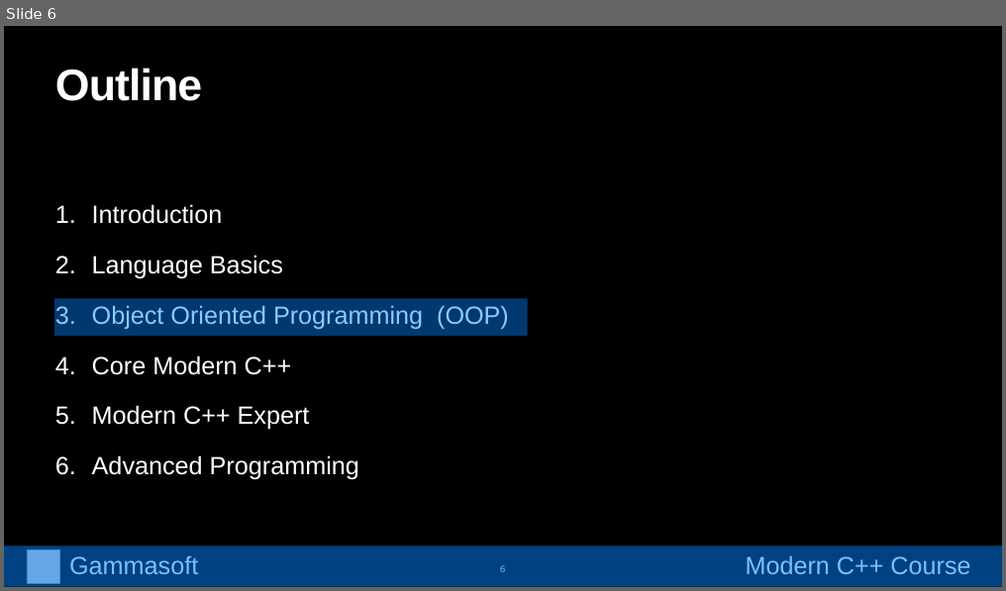
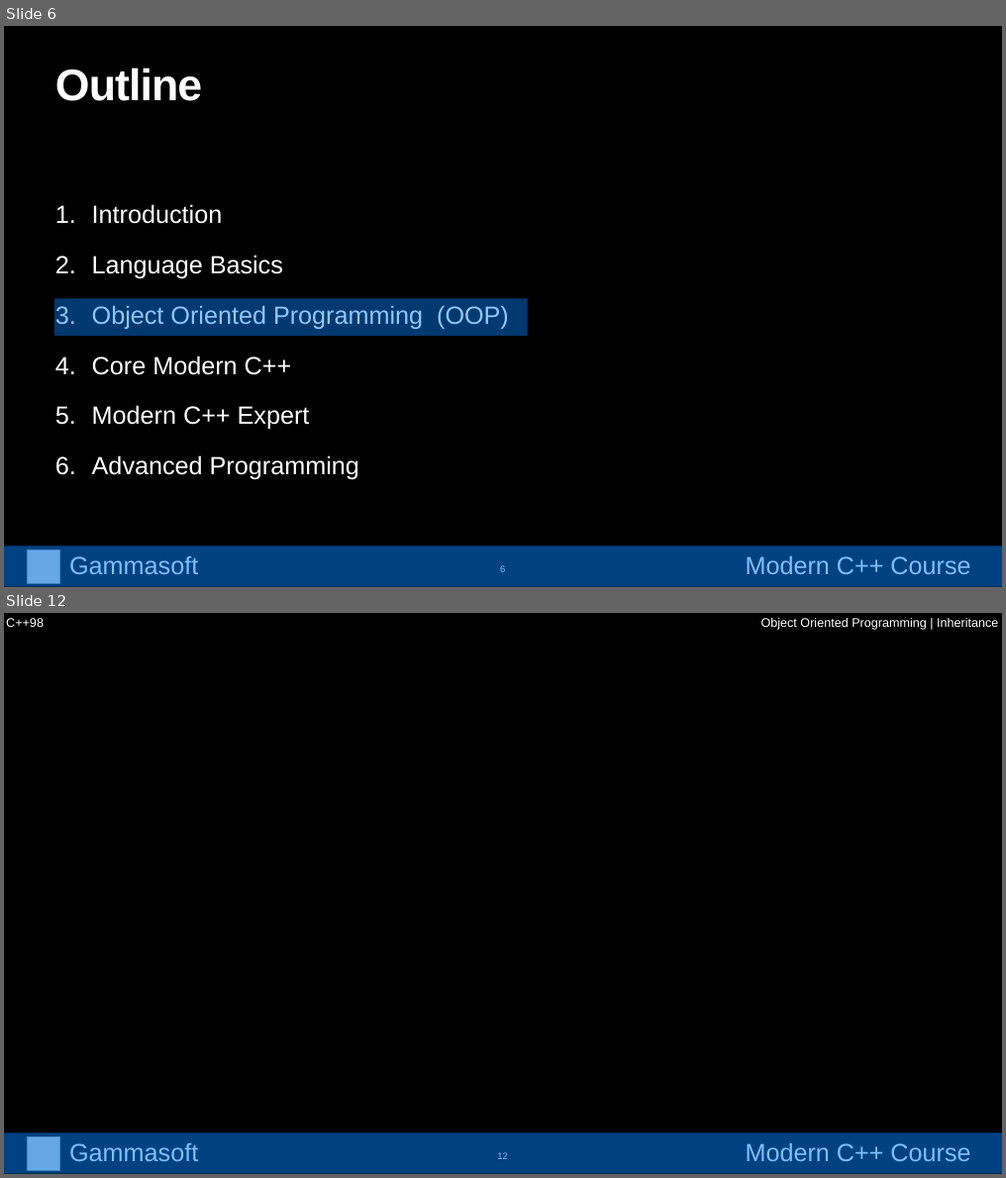
Before and after one commit to gammasoft71/cpp_modern_course, a slide deck: course/powerpoints/object_oriented_programming.pptx. Shown one above the other, each under a label of ours: slide 6 before the commit, slides 6 and 12 after it; the slides between them are not shown. The pictures are 1006x591 and 1006x1178 pixels, drawn with LibreOffice and Linux fonts; fonts in the diff are those of the drawing; grey boxes stand for pictures. Boxes give left, top, right and bottom in pixels: in the first picture for what was removed or moved away, otherwise in the second. Text is boxed around its words. In the diff, an @@ line names an element or a change of style, - is before the commit and + after.

```diff
--- a/course/powerpoints/object_oriented_programming.pptx
+++ b/course/powerpoints/object_oriented_programming.pptx
@@ slide 12 added at [4,613,1002,1174], background #000000 @@
@@ text added at [6,618,44,627], 24 pt, text #FFFFFF @@
+C++98
@@ text added at [761,618,998,630], 24 pt, text #FFFFFF @@
+Object Oriented Programming | Inheritance
@@ group added at [4,1133,1002,1174]: 2 texts, 1 picture, 1 rectangle @@
+Gammasoft
+Modern C++ Course
@@ page number added at [497,1153,508,1159], 18 pt, text #FFFFFF @@
+12
```
Also in this commit, not shown: 2 slides changed, 31 other slides added.
